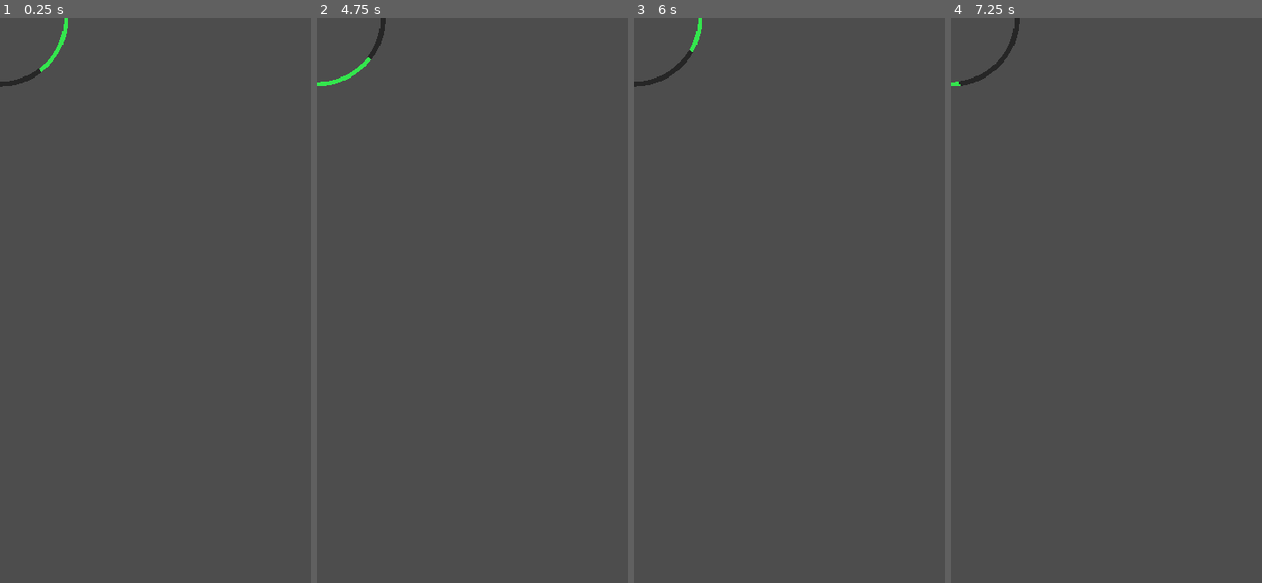
Above: before the commit, frames 1-4 (left to right).
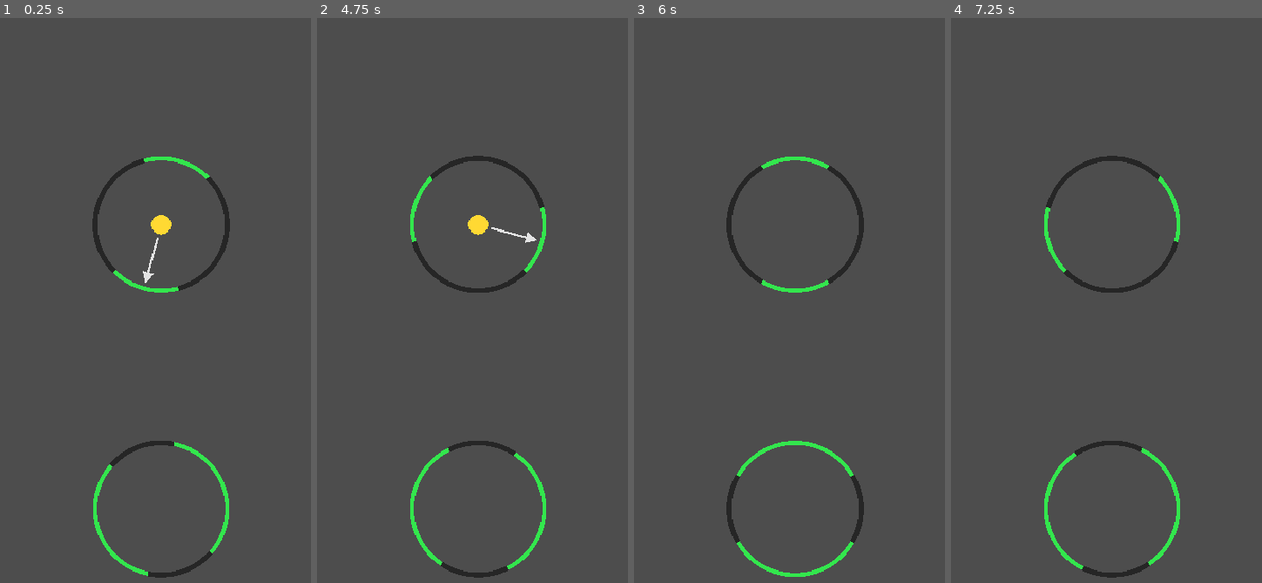
Above: after the commit, the same moments.

Repository: heliosalesjr/fenestra
Game: Godot game, scene res://scenes/Game.tscn
Same seed, same stepped clock (60 frames per second), same inputs: the game is played once before the commit and once after it. Before the commit the project starts from res://scenes/Circle.tscn.
Inputs (mouse positions are in pixels of both pictures, inside the frame that each line leads up to):
- Up to frame 1 (0.25 s): no input
- Up to frame 2 (4.75 s): move the mouse to (550, 334) at 0.52 s; click (550, 334) at 0.67 s; move the mouse to (413, 402) at 1.27 s; click (413, 402) at 1.42 s; move the mouse to (509, 215) at 2.02 s; click (509, 215) at 2.17 s; move the mouse to (463, 503) at 2.77 s; click (463, 503) at 2.92 s; move the mouse to (575, 470) at 3.52 s; click (575, 470) at 3.67 s; move the mouse to (382, 260) at 4.27 s; click (382, 260) at 4.42 s
- Up to frame 3 (6 s): move the mouse to (811, 368) at 5.02 s; click (811, 368) at 5.17 s; move the mouse to (745, 193) at 5.77 s; click (745, 193) at 5.92 s
- Up to frame 4 (7.25 s): move the mouse to (1184, 334) at 6.52 s; click (1184, 334) at 6.67 s

The runs differ from the first frame. In frame 1, 2.7% of the frame differs, in the area x 0-74%, y 0-100%; in frame 2, 2.7%; in frame 3, 2.5%; in frame 4, 2.4%.

Commit message:
basic movements

Diff:
--- a/project.godot
+++ b/project.godot
@@ -11,7 +11,7 @@
 [application]
 
 config/name="fenestra"
-run/main_scene="res://scenes/Circle.tscn"
+run/main_scene="res://scenes/Game.tscn"
 config/features=PackedStringArray("4.5", "Mobile")
 
 [display]
--- /dev/null
+++ b/scenes/Game.tscn
@@ -0,0 +1,22 @@
+[gd_scene load_steps=4 format=3 uid="uid://fenestra_game"]
+
+[ext_resource type="PackedScene" path="res://scenes/Circle.tscn" id="1_circle_scene"]
+[ext_resource type="PackedScene" path="res://scenes/Player.tscn" id="2_player_scene"]
+[ext_resource type="Script"      path="res://scripts/Game.gd"    id="3_game"]
+
+[node name="Game" type="Node2D"]
+script = ExtResource("3_game")
+circle_sequence = [NodePath("CircleA"), NodePath("CircleB")]
+
+[node name="CircleA" parent="." instance=ExtResource("1_circle_scene")]
+position = Vector2(195, 250)
+rotation_speed = 60.0
+blocked_arcs = Array[Vector2]([Vector2(30, 150), Vector2(210, 330)])
+
+[node name="CircleB" parent="." instance=ExtResource("1_circle_scene")]
+position = Vector2(195, 594)
+rotation_speed = -75.0
+blocked_arcs = Array[Vector2]([Vector2(60, 120), Vector2(240, 300)])
+
+[node name="Player" parent="." instance=ExtResource("2_player_scene")]
+position = Vector2(195, 250)
--- /dev/null
+++ b/scenes/Player.tscn
@@ -0,0 +1,6 @@
+[gd_scene load_steps=2 format=3 uid="uid://fenestra_player"]
+
+[ext_resource type="Script" path="res://scripts/Player.gd" id="1_player"]
+
+[node name="Player" type="Node2D"]
+script = ExtResource("1_player")
--- a/scripts/Circle.gd
+++ b/scripts/Circle.gd
@@ -5,6 +5,9 @@
 ## Contém RotationRoot (que gira) com ArcVisual (que desenha os segmentos).
 
 signal landing_failed(reason: String)
+
+## Razão do último pouso inválido — lida pelo Player após is_landing_valid() retornar false.
+var last_fail_reason: String = ""
 
 @export var rotation_speed: float = 90.0:   # graus por segundo
 	set(value):
@@ -53,6 +56,7 @@
 ## deste círculo) é válido. Emite landing_failed com a razão em caso negativo.
 func is_landing_valid(world_angle_deg: float) -> bool:
 	if not is_active:
+		last_fail_reason = "inactive"
 		landing_failed.emit("inactive")
 		return false
 
@@ -60,9 +64,11 @@
 
 	for arc in blocked_arcs:
 		if _angle_in_arc(local_angle, arc.x, arc.y):
+			last_fail_reason = "blocked"
 			landing_failed.emit("blocked")
 			return false
 
+	last_fail_reason = ""
 	return true
 
 
--- /dev/null
+++ b/scripts/Game.gd
@@ -0,0 +1,61 @@
+extends Node2D
+
+@export var circle_sequence: Array[NodePath] = []
+
+@onready var player: Node2D = $Player
+
+var circles: Array[Node2D] = []
+var current_index: int = 0
+
+const RESPAWN_DELAY := 1.2
+
+
+func _ready() -> void:
+	for path in circle_sequence:
+		circles.append(get_node(path))
+
+	player.player_died.connect(_on_player_died)
+	player.landed_on.connect(_on_player_landed)
+
+	if circles.size() > 0:
+		player.attach_to_circle(circles[0])
+		# Orienta a seta do primeiro círculo em direção ao segundo para início intuitivo
+		_point_circle_toward_next(0)
+
+
+func _unhandled_input(event: InputEvent) -> void:
+	var tapped: bool = (event is InputEventScreenTouch and (event as InputEventScreenTouch).pressed) \
+		or (event is InputEventMouseButton and (event as InputEventMouseButton).pressed \
+			and (event as InputEventMouseButton).button_index == MOUSE_BUTTON_LEFT)
+
+	if tapped and player.state == player.State.ON_CIRCLE:
+		_jump_to_next()
+
+
+func _jump_to_next() -> void:
+	if circles.size() < 2:
+		return
+	var next_idx := (current_index + 1) % circles.size()
+	player.jump_to(circles[next_idx])
+
+
+func _on_player_landed(circle: Node2D) -> void:
+	current_index = circles.find(circle)
+
+
+func _on_player_died(reason: String) -> void:
+	print_rich("[color=red]Morte:[/color] ", reason)
+	await get_tree().create_timer(RESPAWN_DELAY).timeout
+	current_index = 0
+	player.respawn(circles[0])
+
+
+# Aponta o RotationRoot do círculo idx na direção do próximo círculo.
+# Chamado só na inicialização para dar um ponto de partida intuitivo.
+func _point_circle_toward_next(idx: int) -> void:
+	if circles.size() < 2:
+		return
+	var next_idx := (idx + 1) % circles.size()
+	var dir := (circles[next_idx].global_position - circles[idx].global_position).normalized()
+	var rot_root := circles[idx].get_node("RotationRoot") as Node2D
+	rot_root.rotation = dir.angle()
--- /dev/null
+++ b/scripts/Player.gd
@@ -0,0 +1,147 @@
+extends Node2D
+
+signal landed_on(circle: Node2D)
+signal player_died(reason: String)
+
+enum State { ON_CIRCLE, JUMPING, LANDING, DEAD }
+
+const JUMP_SPEED    := 500.0
+const PLAYER_RADIUS := 12.0
+const PLAYER_COLOR  := Color(1.0, 0.85, 0.2)
+const DEAD_COLOR    := Color(1.0, 0.2, 0.2)
+const ARROW_COLOR   := Color(1.0, 1.0, 1.0, 0.85)
+const MAX_TRAVEL    := 1400.0  # mata se voar longe demais sem pousar
+
+var state: State = State.ON_CIRCLE
+
+var current_circle:     Node2D = null
+var destination_circle: Node2D = null
+
+var jump_direction: Vector2 = Vector2.ZERO
+var traveled: float = 0.0
+
+# Direção atual da seta em espaço-mundo, atualizada a cada frame.
+var _arrow_dir: Vector2 = Vector2.RIGHT
+
+
+func _draw() -> void:
+	var color := DEAD_COLOR if state == State.DEAD else PLAYER_COLOR
+	draw_circle(Vector2.ZERO, PLAYER_RADIUS, color)
+
+	if state == State.ON_CIRCLE and current_circle:
+		_draw_direction_arrow()
+
+
+func _draw_direction_arrow() -> void:
+	var r: float = current_circle.get("circle_radius")
+	var tip  := _arrow_dir * (r - 6.0)
+	var stem := _arrow_dir * (PLAYER_RADIUS + 4.0)
+
+	# Haste
+	draw_line(stem, tip - _arrow_dir * 14.0, ARROW_COLOR, 2.5)
+
+	# Ponta triangular
+	var perp := _arrow_dir.rotated(PI * 0.5)
+	var pts  := PackedVector2Array([
+		tip,
+		tip - _arrow_dir * 14.0 + perp * 7.0,
+		tip - _arrow_dir * 14.0 - perp * 7.0,
+	])
+	draw_colored_polygon(pts, ARROW_COLOR)
+
+
+func _process(delta: float) -> void:
+	match state:
+		State.ON_CIRCLE: _tick_on_circle()
+		State.JUMPING:   _tick_jump(delta)
+		State.LANDING:   pass  # tween cuida do movimento
+
+
+# ---------------------------------------------------------------------------
+# API pública
+# ---------------------------------------------------------------------------
+
+func attach_to_circle(circle: Node2D) -> void:
+	current_circle     = circle
+	destination_circle = null
+	traveled           = 0.0
+	state              = State.ON_CIRCLE
+	global_position    = circle.global_position
+	queue_redraw()
+
+
+func jump_to(target: Node2D) -> void:
+	if state != State.ON_CIRCLE:
+		return
+	destination_circle = target
+	jump_direction     = _arrow_dir.normalized()
+	traveled           = 0.0
+	state              = State.JUMPING
+
+
+func respawn(circle: Node2D) -> void:
+	attach_to_circle(circle)
+
+
+# ---------------------------------------------------------------------------
+# Tick helpers
+# ---------------------------------------------------------------------------
+
+func _tick_on_circle() -> void:
+	if not current_circle:
+		return
+	global_position = current_circle.global_position
+	var rot_root := current_circle.get_node("RotationRoot") as Node2D
+	_arrow_dir = Vector2.RIGHT.rotated(rot_root.rotation)
+	queue_redraw()
+
+
+func _tick_jump(delta: float) -> void:
+	var step := jump_direction * JUMP_SPEED * delta
+	global_position += step
+	traveled        += step.length()
+
+	if traveled > MAX_TRAVEL:
+		_die("missed")
+		return
+
+	if not destination_circle:
+		return
+
+	var dist := global_position.distance_to(destination_circle.global_position)
+	if dist <= destination_circle.circle_radius + PLAYER_RADIUS * 0.5:
+		_resolve_landing()
+
+
+func _resolve_landing() -> void:
+	var circle := destination_circle
+
+	# Ângulo de chegada: vetor do centro do círculo destino → posição do player
+	var to_player       := global_position - circle.global_position
+	var world_angle_deg := rad_to_deg(to_player.angle())
+
+	# Snapa o player exatamente na borda
+	global_position = circle.global_position \
+		+ Vector2.RIGHT.rotated(deg_to_rad(world_angle_deg)) * circle.circle_radius
+
+	if circle.is_landing_valid(world_angle_deg):
+		_slide_to_center(circle)
+	else:
+		_die(circle.last_fail_reason)
+
+
+func _slide_to_center(circle: Node2D) -> void:
+	state = State.LANDING
+	var tween := create_tween()
+	tween.tween_property(self, "global_position", circle.global_position, 0.18) \
+		.set_ease(Tween.EASE_OUT).set_trans(Tween.TRANS_CUBIC)
+	tween.tween_callback(func() -> void:
+		attach_to_circle(circle)
+		landed_on.emit(circle)
+	)
+
+
+func _die(reason: String) -> void:
+	state = State.DEAD
+	queue_redraw()
+	player_died.emit(reason)
Not shown, added: scripts/Game.gd.uid
Not shown, added: scripts/Player.gd.uid
